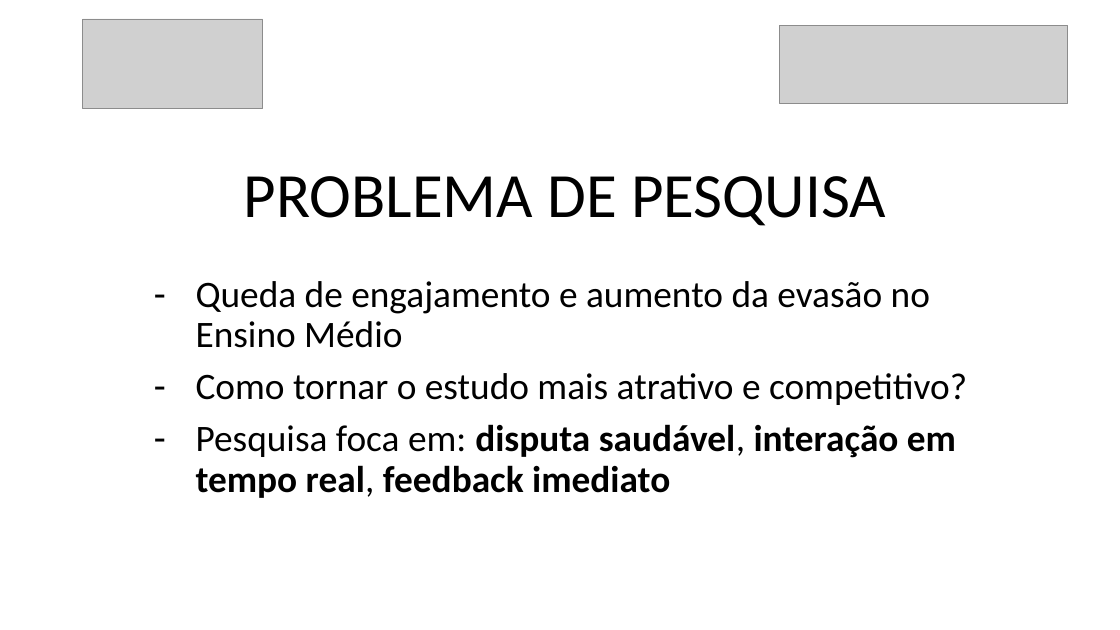
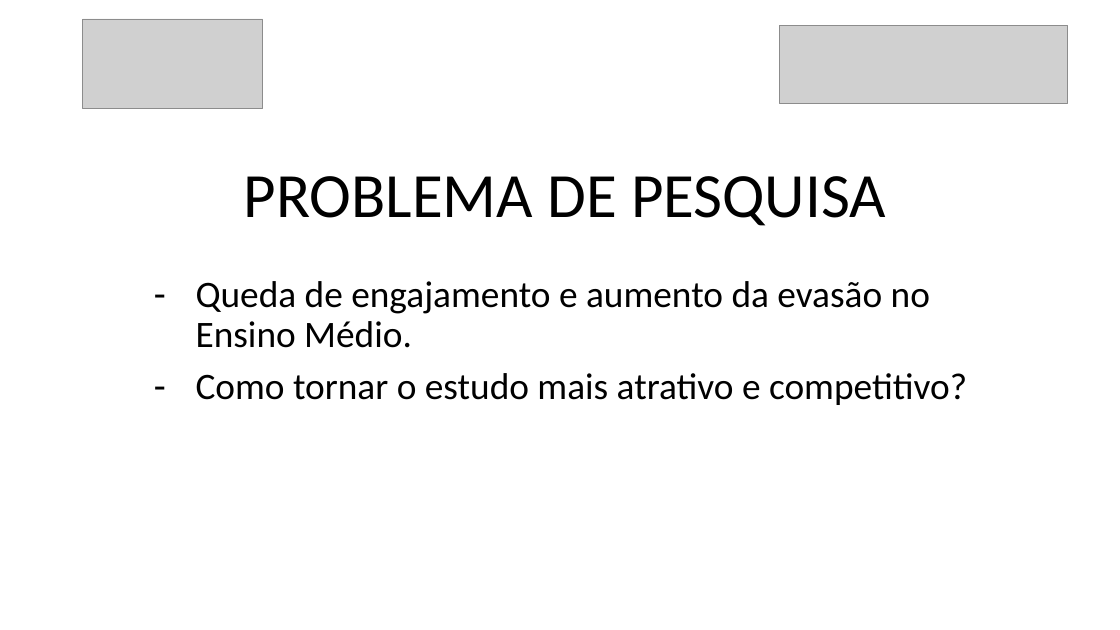
Before and after one commit to danilovaz7/curso-tecnico, a slide deck: slide 3 of liceu/3semestre/projeto integrador/tcc slide.pptx (slide 4 before the commit). Drawn at 1120x630 pixels with LibreOffice and Linux fonts; fonts in the diff are those of the drawing; grey boxes stand for pictures. Boxes give left, top, right and bottom in pixels: in the first picture for what was removed or moved away, otherwise in the second. Text is boxed around its words. In the diff, an @@ line names an element or a change of style, - is before the commit and + after.

```diff
--- a/liceu/3semestre/projeto integrador/tcc slide.pptx
+++ b/liceu/3semestre/projeto integrador/tcc slide.pptx
@@ subtitle at (x1=196, y1=281, x2=930, y2=348): text changed @@
-– Queda de engajamento e aumento da evasão no Ensino Médio
+– Queda de engajamento e aumento da evasão no Ensino Médio.
@@ subtitle at (x1=196, y1=424, x2=956, y2=498): paragraph removed @@
-– Pesquisa foca em: disputa saudável, interação em tempo real, feedback imediato
```
Also in this commit, not shown: 11 other slides changed, 1 slide added, 1 slide removed.
